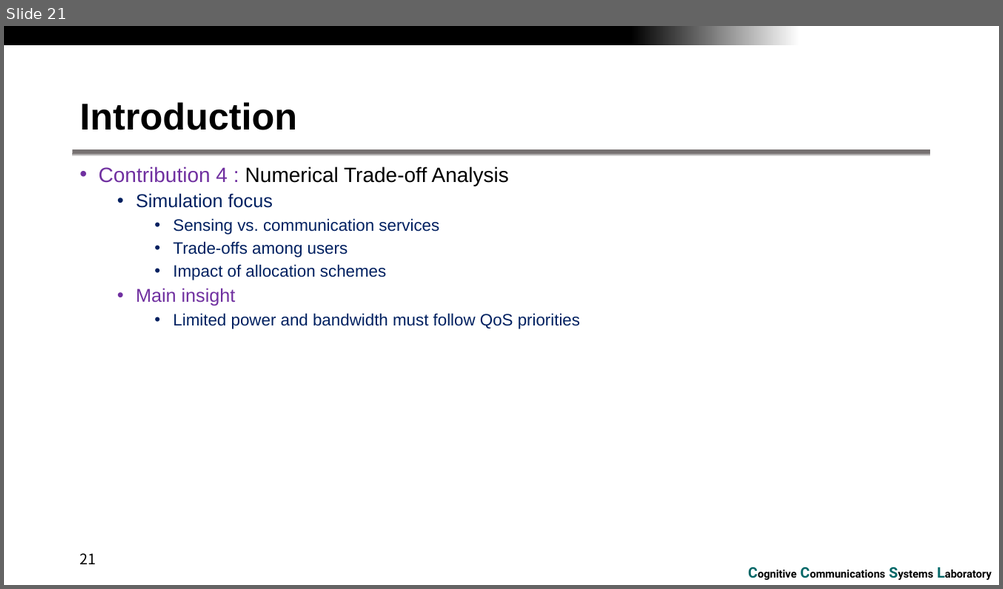
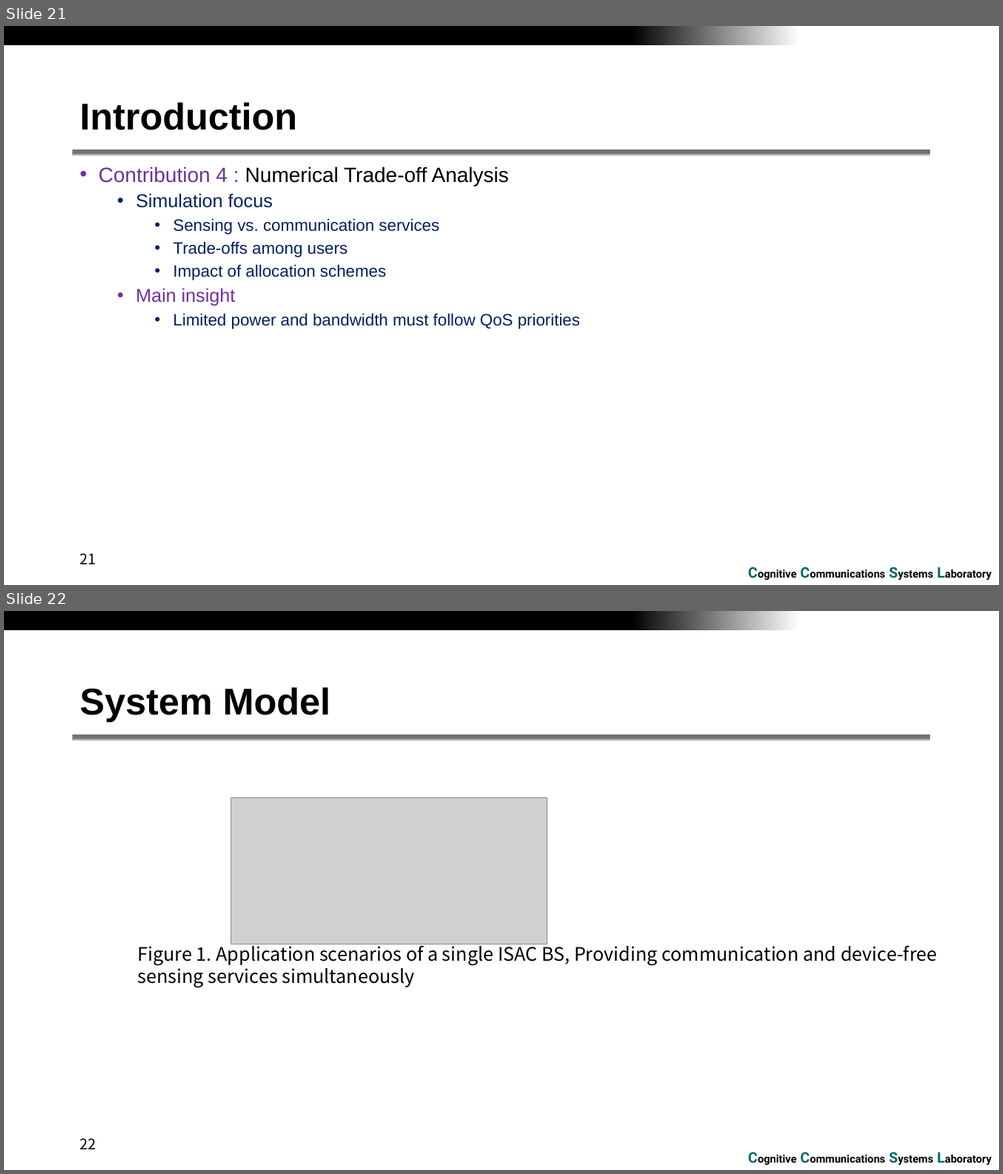
Before and after one commit to RefatHanbat/Sensing-as-a-service-in-6G-A-Unified-framework, a slide deck: sensing_as_a_service.pptx. Shown one above the other, each under a label of ours: slide 21 before the commit, slides 21 and 22 after it. The pictures are 1003x589 and 1003x1174 pixels, drawn with LibreOffice and Linux fonts; fonts in the diff are those of the drawing; grey boxes stand for pictures; background and template pictures are left out. Boxes give left, top, right and bottom in pixels: in the first picture for what was removed or moved away, otherwise in the second. Text is boxed around its words. In the diff, an @@ line names an element or a change of style, - is before the commit and + after.

```diff
--- a/sensing_as_a_service.pptx
+++ b/sensing_as_a_service.pptx
@@ slide 22 added at (4,611,999,1170), background #FFFFFF; not listed: 3 template elements that a slide beside it also shows @@
@@ title added at (79,687,330,722), 36 pt, text #000000, bold @@
+System Model
@@ picture added at (231,797,547,945) @@
@@ text added at (138,942,937,988), 18 pt, text #000000 @@
+Figure 1. Application scenarios of a single ISAC BS, Providing communication and device-free sensing services simultaneously
@@ page number added at (79,1139,96,1150), 14 pt, text #000000 @@
+22
```
Also in this commit, not shown: 97 other slides added, 5 other files.
